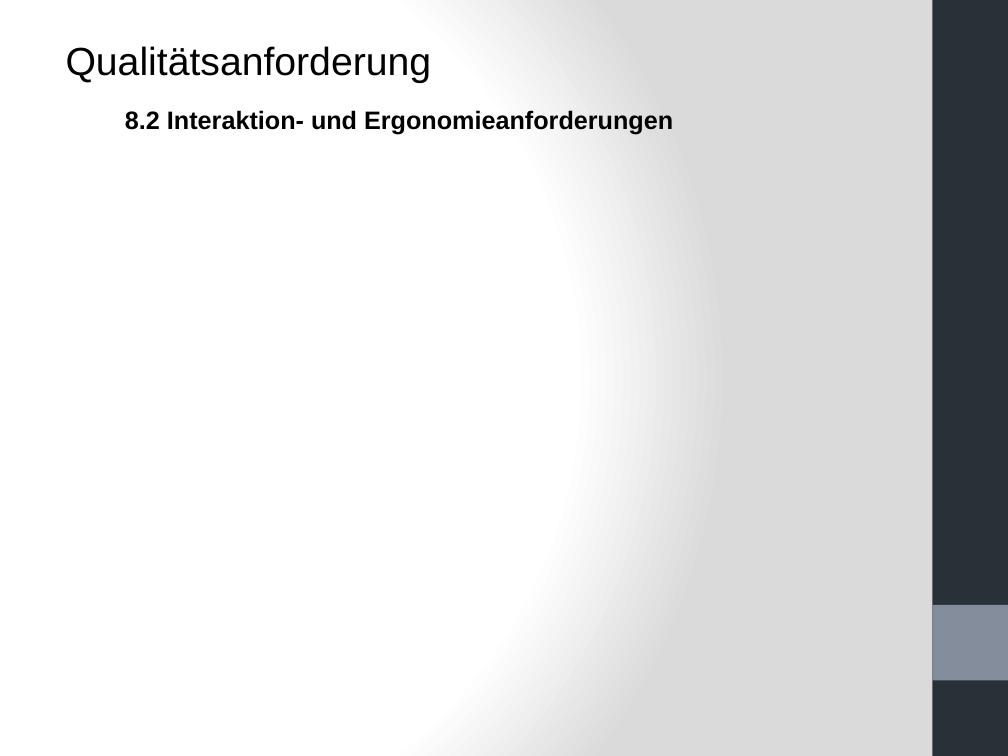
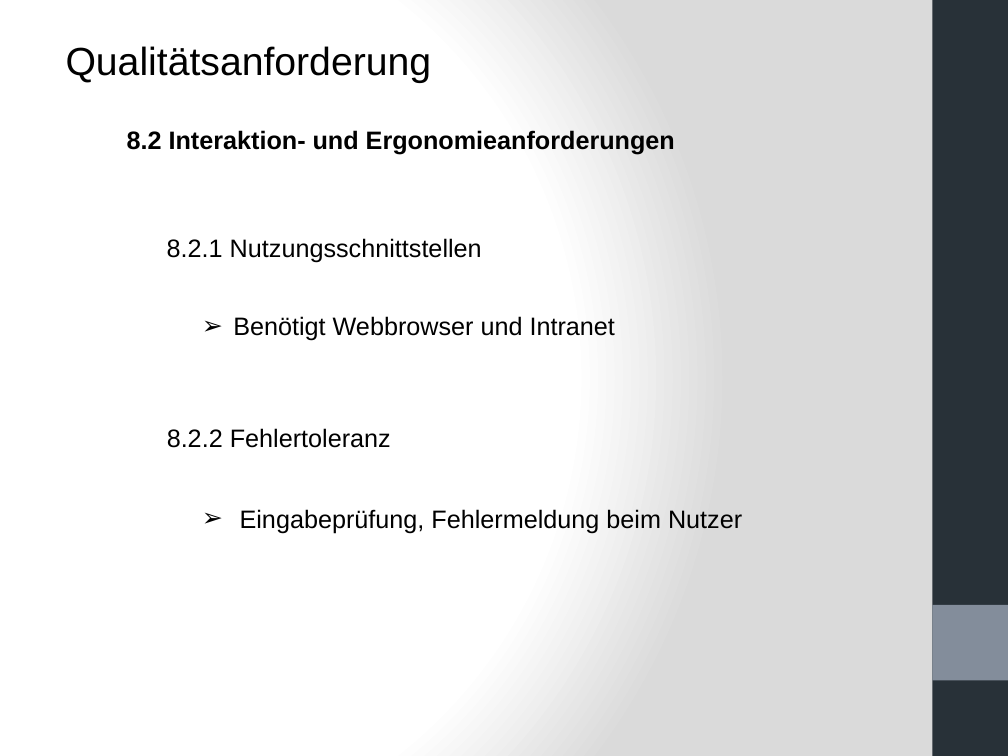
Before and after one commit to mjamaleddine/crowd-innovation, a slide deck: slide 33 of Meilenstein_3/Meilenstein3 - Pr.pptx. Drawn at 1008x756 pixels with LibreOffice and Linux fonts; fonts in the diff are those of the drawing. Boxes give left, top, right and bottom in pixels: in the first picture for what was removed or moved away, otherwise in the second. Text is boxed around its words. In the diff, an @@ line names an element or a change of style, - is before the commit and + after.

```diff
--- a/Meilenstein_3/Meilenstein3 - Pr.pptx
+++ b/Meilenstein_3/Meilenstein3 - Pr.pptx
@@ text "8.2 Interaktion- und Ergonomieanforderungen": place and size @@
-text "8.2 Interaktion- und Ergonomieanforderungen" at (125, 110, 673, 134)
+text "8.2 Interaktion- und Ergonomieanforderungen" at (127, 130, 675, 154)
@@ text added at (167, 238, 482, 263), 18 pt, text #000000 @@
+8.2.1 Nutzungsschnittstellen
@@ text added at (233, 316, 615, 341), 18 pt, text #000000 @@
+➢ Benötigt Webbrowser und Intranet
@@ text added at (167, 428, 391, 448), 18 pt, text #000000 @@
+8.2.2 Fehlertoleranz
@@ text added at (240, 509, 742, 533), 18 pt, text #000000 @@
+➢ Eingabeprüfung, Fehlermeldung beim Nutzer
```
Also in this commit, not shown: 18 other slides changed, 10 slides added, 9 slides removed.
